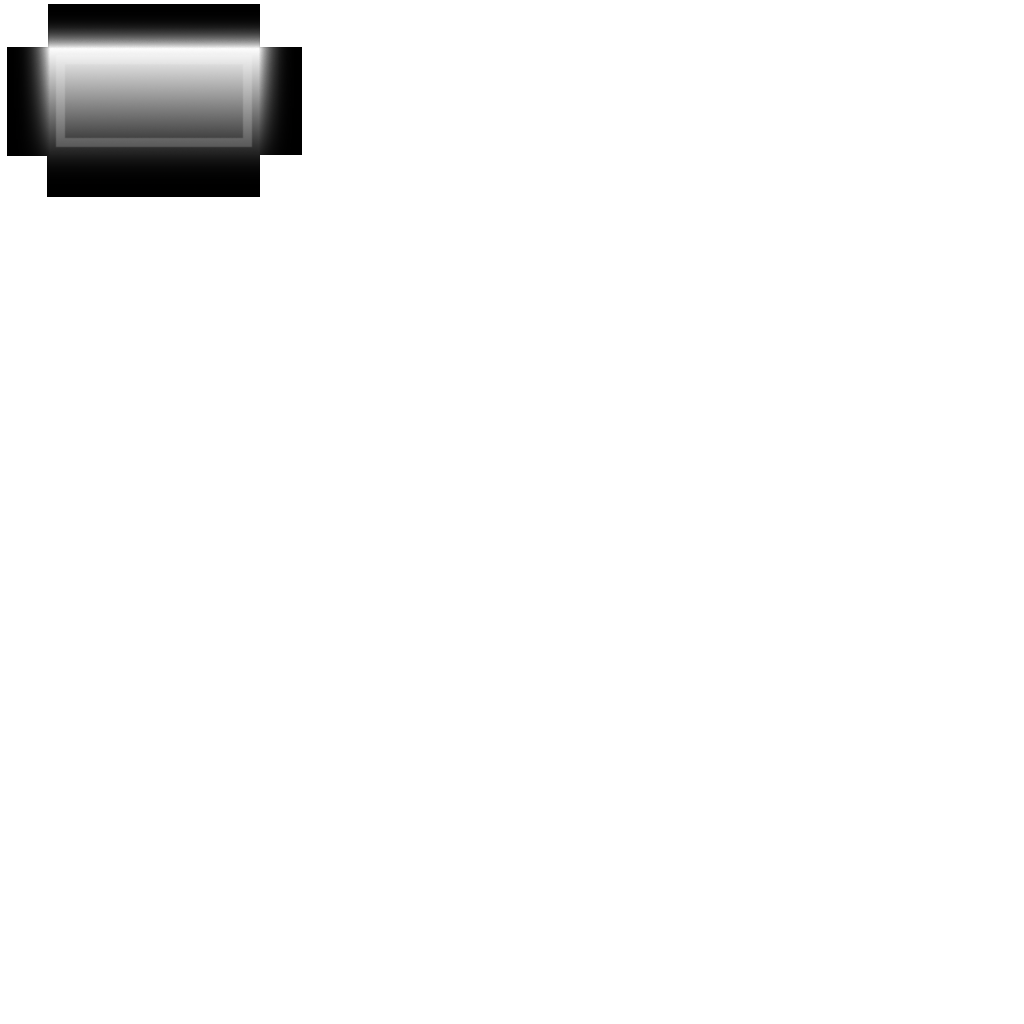
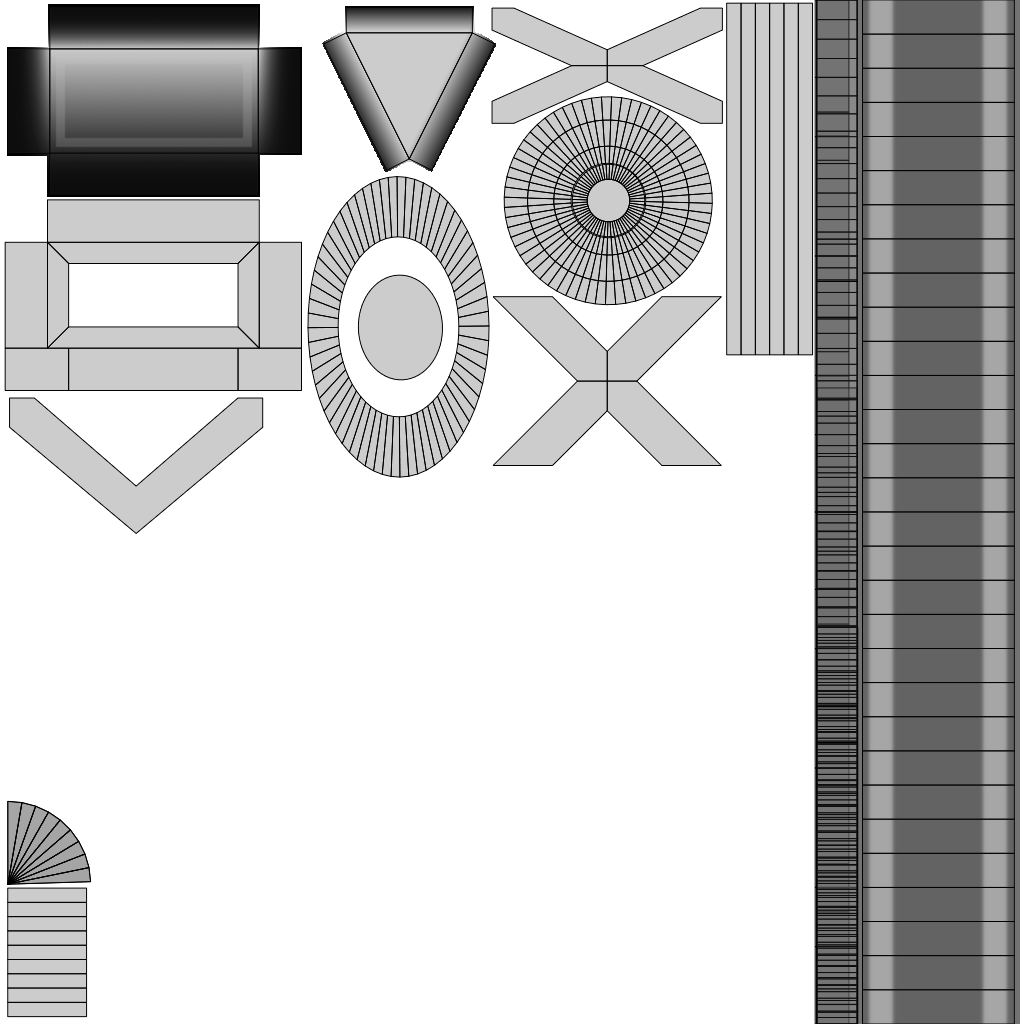
The second 1024×1024 image is a revision of the first. Changes to its layers:
added group "uvLayout" with 13 layers above "Sustain" over bbox(4, 0, 1015, 1024)
added layer "uvSustain" in group "uvLayout" over bbox(862, 0, 1015, 1024)
added layer "uvHammerOn" in group "uvLayout" over bbox(323, 7, 496, 171)
renamed "texture_uvLayout" to "uvNote", showed it, moved it into group "uvLayout" over bbox(8, 7, 300, 195)
added layer "uvTap" in group "uvLayout" over bbox(9, 0, 858, 1024)
added layer "uvPinchHarmonic" in group "uvLayout" over bbox(307, 0, 859, 1024)
added layer "uvZeroRight" in group "uvLayout" over bbox(7, 801, 91, 885)
added layer "uvZeroMiddle" in group "uvLayout" over bbox(7, 887, 88, 1018)
added layer "uvZeroLeft" in group "uvLayout" over bbox(7, 800, 92, 885)
added layer "uvFretMute" in group "uvLayout" over bbox(492, 0, 858, 1024)
added layer "uvHarmonic" in group "uvLayout" over bbox(503, 96, 713, 306)
added layer "uvNoteStand" in group "uvLayout" over bbox(726, 2, 814, 356)
added layer "uvPalmMute" in group "uvLayout" over bbox(491, 0, 850, 1024)
added layer "uvNoteFretboard" in group "uvLayout" over bbox(4, 199, 302, 391)
added group "Sustain" with 2 layers above "HammerOn" over bbox(858, 0, 1020, 1024)
added layer "Layer #1" (64%) in group "Sustain" over bbox(863, 0, 1013, 1024)
added layer "Layer #5" (55%) in group "Sustain" over bbox(858, 0, 1020, 1024)
added group "HammerOn" with 2 layers above "Note" over bbox(322, 6, 496, 172)
added layer "Layer #7" in group "HammerOn" over bbox(322, 6, 496, 172)
added layer "Layer #6" (27%) in group "HammerOn" over bbox(352, 35, 466, 151)
